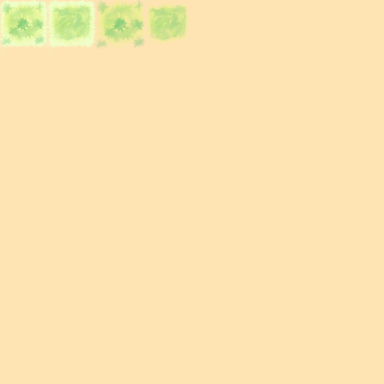
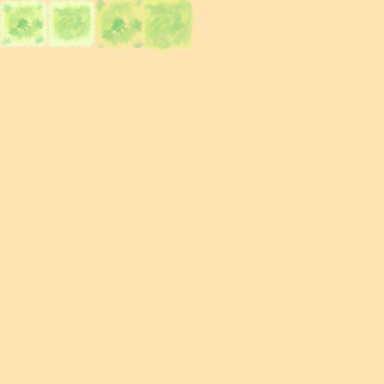
Comparing the layer stacks of the two 384×384 images. Changes:
painted on "Capa de pintura 4" (1st of 4, in "Tile4") over [92, 0, 196, 56]
painted on "Capa de pintura 3" (1st of 4, in "Tile4") over [92, 0, 196, 56]
painted on "Capa de pintura 4" (2nd of 4, in "Tile5") over [92, 0, 192, 56]
painted on "Capa de pintura 3" (2nd of 4, in "Tile5") over [92, 0, 192, 56]
